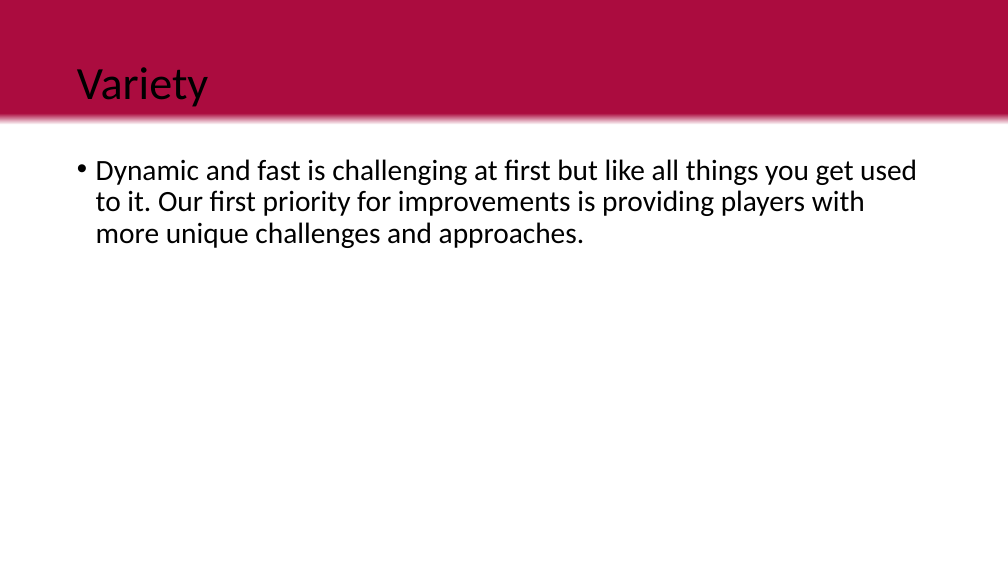
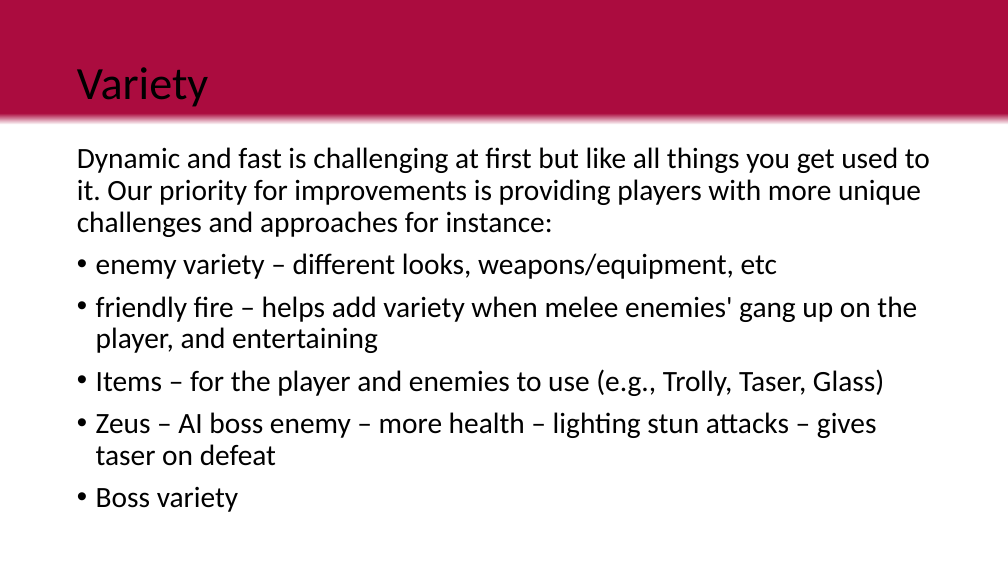
Before and after one commit to LuxRegem/Project_Clash-of-Cosplayers, a slide deck: slide 20 of Shared Documentation/Luke's Documents/Clash of Cos Team Pitch.pptx. Drawn at 1008x567 pixels with LibreOffice and Linux fonts; fonts in the diff are those of the drawing. Boxes give left, top, right and bottom in pixels: in the first picture for what was removed or moved away, otherwise in the second. Text is boxed around its words. In the diff, an @@ line names an element or a change of style, - is before the commit and + after.

```diff
--- a/Shared Documentation/Luke's Documents/Clash of Cos Team Pitch.pptx
+++ b/Shared Documentation/Luke's Documents/Clash of Cos Team Pitch.pptx
@@ text at [77,147,930,512]: text changed @@
-• Dynamic and fast is challenging at first but like all things you get used to it. Our first priority for improvements is providing players with more unique challenges and approaches.
+Dynamic and fast is challenging at first but like all things you get used to it. Our priority for improvements is providing players with more unique challenges and approaches for instance:
+• enemy variety – different looks, weapons/equipment, etc
+• friendly fire – helps add variety when melee enemies' gang up on the player, and entertaining
+• Items – for the player and enemies to use (e.g., Trolly, Taser, Glass)
+• Zeus – AI boss enemy – more health – lighting stun attacks – gives taser on defeat
+• Boss variety
```
Also in this commit, not shown: 7 other slides changed, 2 slides removed, 6 other files.
